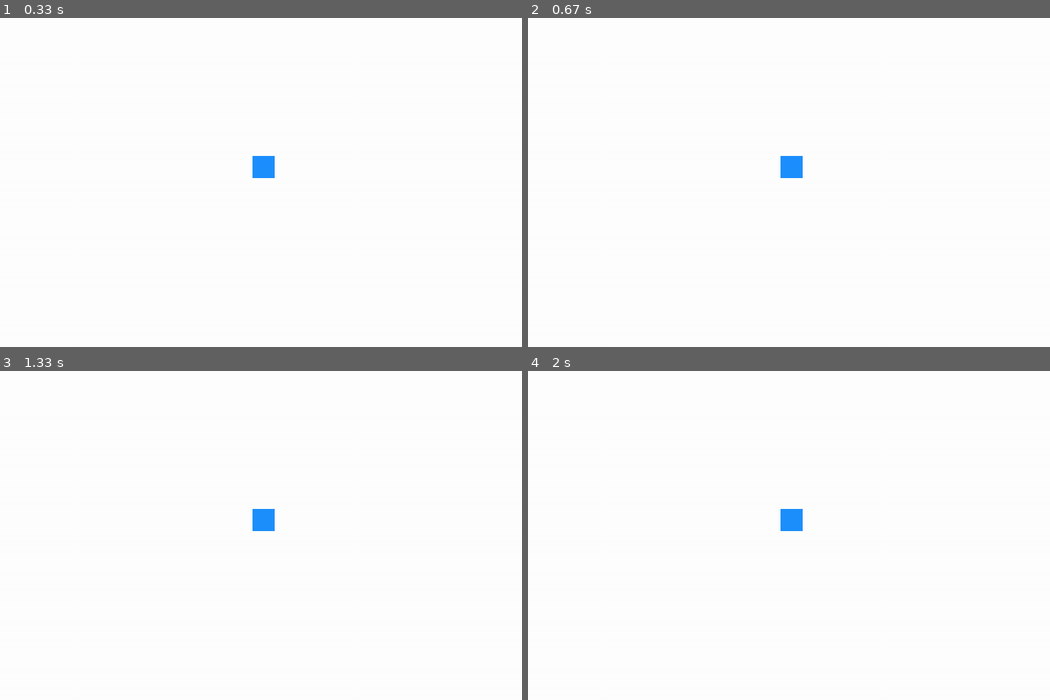
Above: before the commit, frames 1-4 (two rows, left to right).
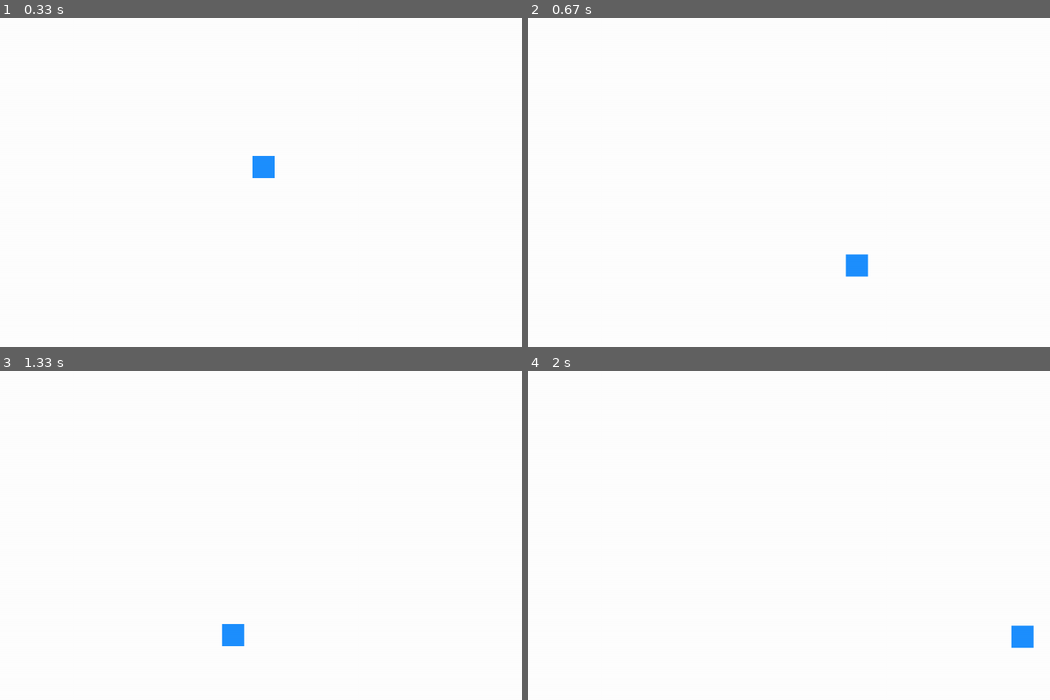
Above: after the commit, the same moments.

Repository: anton-mirazchiyski/Pygame-Learning
Game: pygame game, started from points_collector.py
Two runs of this game, one before a commit and one after it. Both use one fixed random seed, a clock stepped at 60 frames per second and the inputs below.
Inputs (mouse positions are in pixels of both pictures, inside the frame that each line leads up to):
- Up to frame 1 (0.33 s): no input
- Up to frame 2 (0.67 s): press the mouse at (632, 169) at 0.37 s; move the mouse to (742, 218) at 0.47 s; release the mouse at (856, 264) at 0.6 s
- Up to frame 3 (1.33 s): press the mouse at (104, 522) at 0.7 s; move the mouse to (224, 542) at 0.8 s; release the mouse at (339, 558) at 0.93 s; press the mouse at (104, 522) at 1.03 s; move the mouse to (167, 578) at 1.13 s; release the mouse at (234, 634) at 1.27 s
- Up to frame 4 (2 s): press the mouse at (632, 522) at 1.37 s; move the mouse to (799, 555) at 1.47 s; release the mouse at (961, 588) at 1.6 s; press the mouse at (632, 522) at 1.7 s; move the mouse to (825, 578) at 1.8 s; release the mouse at (1023, 637) at 1.93 s

Frame 1 is identical in both runs. In frame 2, 0.6% of the frame differs, in the area x 48-66%, y 41-79%; in frame 3, 0.6%; in frame 4, 0.6%.

Commit message:
Make the player move with the mouse
The player is a box for now and moves on the screen by simply moving the mouse.

Diff:
--- a/points_collector.py
+++ b/points_collector.py
@@ -2,6 +2,8 @@
 import random
 
 pygame.init()
+
+clock = pygame.time.Clock()
 
 WHITE_COLOR = (255, 255, 255)
 BLUE_COLOR = (30, 144, 255)
@@ -20,15 +22,24 @@
         self.rect = pygame.rect.Rect((500, 500), (40, 40))
         self.rect.center = (SCREEN_WIDTH / 2, SCREEN_HEIGHT / 2)
 
+    def move(self):
+        pygame.mouse.set_visible(False)
+        mouse_x, mouse_y = pygame.mouse.get_pos()
+        self.rect.center = (mouse_x, mouse_y)
+
+
+player = Player()
 
 while True:
-    player = Player()
 
     for event in pygame.event.get():
-        if event.type == pygame.QUIT:
+        if event.type == pygame.MOUSEMOTION:
+            player.move()
+        if event.type == pygame.QUIT or (event.type == pygame.KEYDOWN and event.key == pygame.K_ESCAPE):
             pygame.quit()
             sys.exit()
 
     screen.fill(WHITE_COLOR)
     pygame.draw.rect(screen, BLUE_COLOR, player.rect)
     pygame.display.flip()
+    clock.tick(20)
